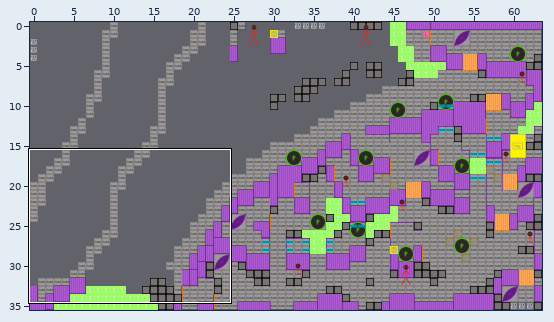
Tiled map (JSON) -- assets/data/hive_DESI_Level3-Greyboxing_2024-06-17.tmj. The first picture is a wide view before the edit; the outline marks the close-up.
Close-up. Before the commit:
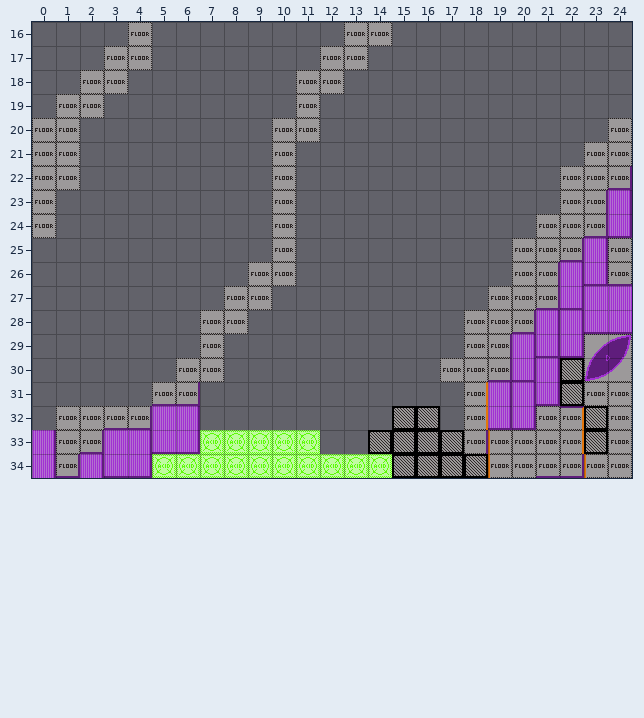
Cells are 24x24 px. Shown: x 0..24, y 16..34. The commit also changed other parts of the map, which this record leaves out.
After the commit:
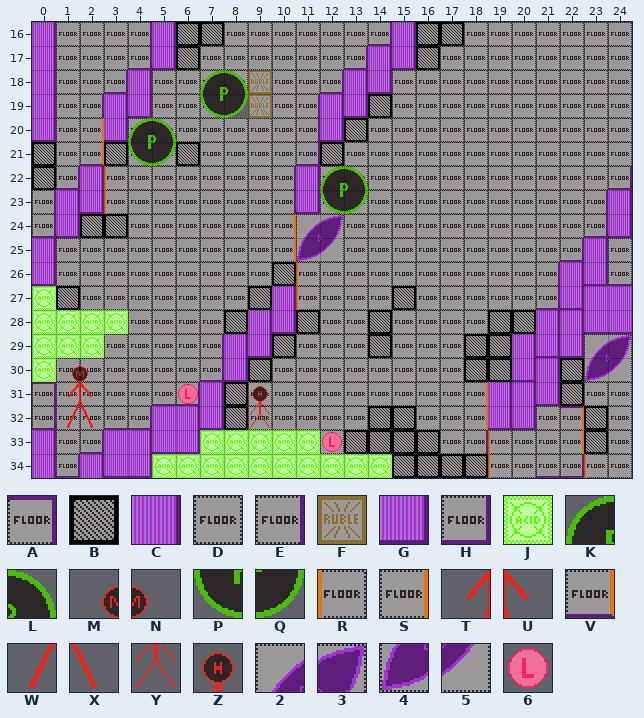
Key: from "hive_DESI_GreyboxingTileset_23": A 6, B 7, C 12, D 15, E 16, F 17, G 22, H 26, J 27, K 28, L 29, M 36, N 37, P 38, Q 39, R 43, S 45, T 46, U 47, V 55, W 56, X 57, Y 58, Z 59, 2 65, 3 66, 4 75, 5 76, 6 85.
_ is an empty cell, # one hidden under a higher layer.
What changed:
Layer "Background 3":
y 16: x 15 _ -> C; x 18..24 _______ -> DDDDDDD
y 17: x 14..15 __ -> CG; x 17..24 ________ -> DDDDDDDD
y 18: x 13..24 ____________ -> CGDDDDDDDDDD
y 19: x 12..13 __ -> CG; x 15..24 __________ -> DDDDDDDDDD
y 20: x 12 _ -> G; x 14..23 __________ -> DDDDDDDDDD
y 21: x 13..22 __________ -> DDDDDDDDDD
y 22: x 11..21 ___________ -> CDDDDDDDDDD
y 23: x 11..21 ___________ -> GDDDDDDDDDD
y 24: x 13..20 ________ -> DDDDDDDD
y 25: x 13..19 _______ -> DDDDDDD
y 26: x 12..19 ________ -> DDDDDDDD
y 27: x 10 _ -> C; x 12..14 ___ -> DDD; x 16..18 ___ -> DDD
y 28: x 9..10 __ -> CG; x 12..13 __ -> DD; x 15..17 ___ -> DDD
y 29: x 8..9 __ -> CG; x 11..13 ___ -> DDD; x 15..17 ___ -> DDD
y 30: x 8 _ -> G; x 10..16 _______ -> DDDDDDD
y 31: x 7 _ -> C; x 9..17 _________ -> DDDDDDDDD
y 32: x 7 _ -> G; x 9..13 _____ -> DDDDD; x 17 _ -> D
y 33: x 12 _ -> D
Layer "Non-Interactables 3":
y 19: x 14 _ -> B
y 20: x 13 _ -> B
y 21: x 12 _ -> B
y 27: x 15 _ -> B
y 28: x 11 _ -> B; x 14 _ -> B; x 19..20 __ -> BB
y 29: x 10 _ -> B; x 14 _ -> B; x 18..19 __ -> BB
y 30: x 9 _ -> B; x 18..19 __ -> BB
y 31: x 8 _ -> B
y 32: x 8 _ -> B; x 14 _ -> B; x 16 B -> _
y 33: x 13 _ -> B; x 17 B -> _
Layer "Interactables 3":
y 22: x 12..13 __ -> KL
y 23: x 12..13 __ -> PQ
y 24: x 11..12 __ -> 23
y 25: x 11..12 __ -> 45
y 26..27: x 11 _ -> R
y 31: x 9 _ -> Z
y 32: x 9 _ -> Y
y 33: x 12 _ -> 6
Layer "Background 4":
y 16: x 5 _ -> C; x 8..12 _____ -> DDDDD; x 14 D -> H
y 17: x 5 _ -> G; x 7..11 _____ -> DDDDD; x 13 D -> H
y 18: x 4..8 _____ -> CDDDD; x 10 _ -> D; x 12 D -> H
y 19: x 3..7 _____ -> CGDDD; x 10..11 _D -> DE
y 20: x 3..9 _______ -> GDDDDDD; x 11 D -> E
y 21: x 3..5 ___ -> BDD; x 7..9 ___ -> DDD; x 11 _ -> H
y 22: x 2 _ -> C; x 4..10 ______D -> DDDDDDE
y 23: x 1..2 __ -> CG; x 4..10 ______D -> DDDDDDE
y 24: x 1 _ -> G; x 4..10 ______D -> DDDDDD#
y 25: x 0..10 __________D -> CDDDDDDDDD#
y 26: x 0..8 _________ -> GDDDDDDDD; x 10 D -> #
y 27: x 2..7 ______ -> DDDDDD; x 9 D -> #
y 28: x 4..6 ___ -> DDD; x 8 D -> #
y 29: x 3..7 ____D -> DDDDE
y 30: x 1..5 _____ -> DDDDD; x 7 D -> H
y 31: x 1..4 ____ -> DDDD
Layer "Non-Interactables 4":
y 16: x 6..7 __ -> BB; x 16..17 __ -> BB
y 17: x 6 _ -> B; x 16 _ -> B
y 21: x 6 _ -> B
y 26: x 10 _ -> B
y 27: x 1 _ -> B; x 9 _ -> B
y 28: x 8 _ -> B
Layer "Interactables 4":
y 18: x 7..9 ___ -> KLF
y 19: x 7..9 ___ -> PQF
y 20: x 4..5 __ -> KL
y 21: x 4..5 __ -> PQ
y 22..23: x 3 _ -> R
y 24..25: x 10 _ -> S
y 27: x 0 _ -> J
y 28: x 0..3 ____ -> JJJJ
y 29: x 0..2 ___ -> JJJ
y 30: x 0..2 ___ -> JMN
y 31: x 1..2 __ -> TU; x 6 _ -> 6
y 32: x 1..2 __ -> WX
Layer "Background 5":
y 16: x 0..4 ____D -> CDDDE
y 17: x 0..2 ___ -> CDD; x 4 D -> H
y 18: x 0..1 __ -> CD; x 3 D -> H
y 19: x 0 _ -> C; x 2 D -> E
y 20: x 0 D -> G
y 21: x 0 D -> #
y 22: x 0..1 DD -> #H
y 23: x 0 D -> E
y 24: x 0 D -> H; x 2..3 __ -> BB
y 31: x 0 _ -> A
y 32: x 0 _ -> H
Layer "Non-Interactables 5":
y 21..22: x 0 _ -> B
Layer "Interactables 5":
y 20: x 2 _ -> S
y 21: x 2 _ -> V
Where, in picture pixels (left, top, right, bottom), the same in both close-ups:
changed: (32, 22, 632, 454)
